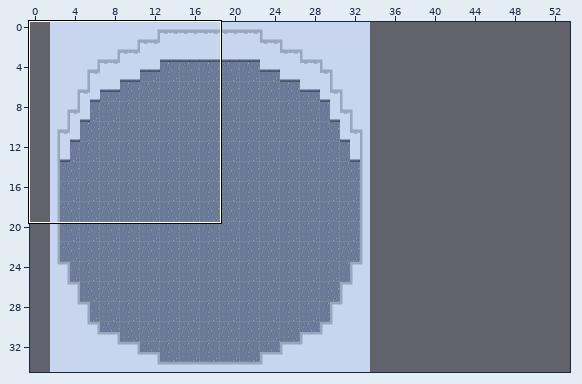
Two versions of a level (Tiled map, maps/c3Map.tmx). The first picture is a wide view before the edit; the outline marks the close-up.
Close-up. Old version:
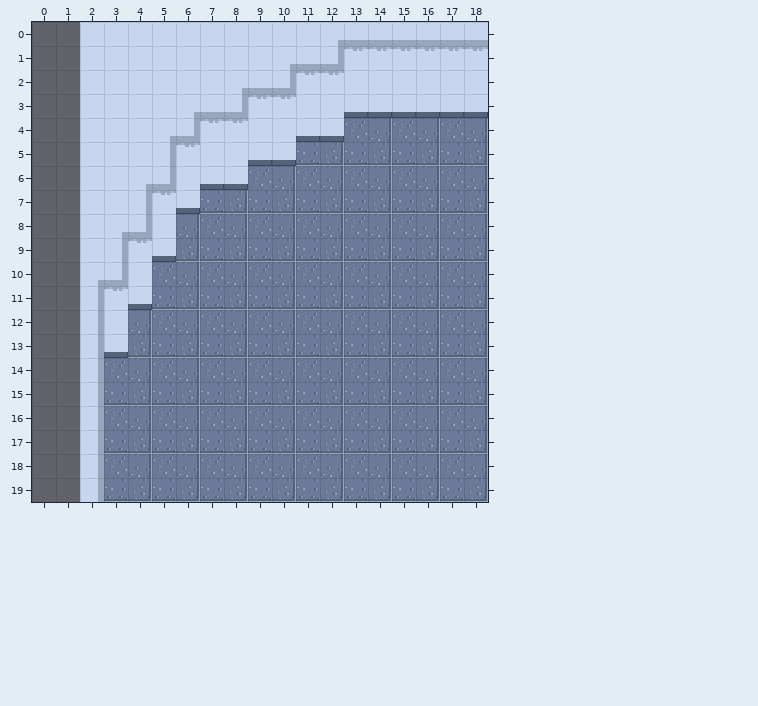
Cells are 16x16 px. Shown: x 0..18, y 0..19. The commit also changed other parts of the map, which this record leaves out. The old version is drawn lined up with the new one.
The same view after the edit:
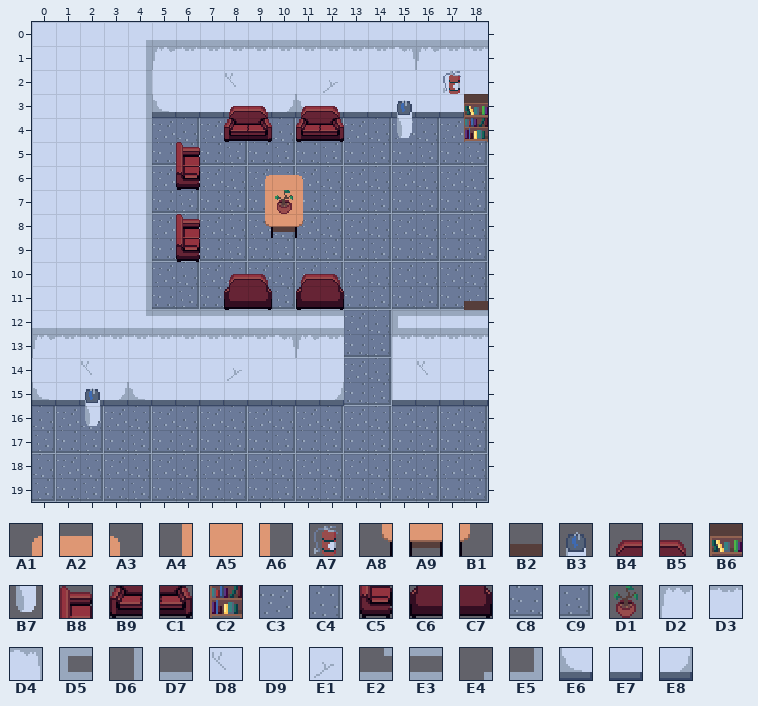
Key: from "tileset": A1 26, A2 27, A3 28, A4 58, A5 59, A6 60, A7 76, A8 90, A9 91, B1 92, B2 123, B3 142, B4 148, B5 149, B6 152, B7 174, B8 177 flipped left-right, B9 180, C1 181, C2 184, C3 196, C4 197, C5 209 flipped left-right, C6 210, C7 211, C8 228, C9 229, D1 230, D2 263, D3 264, D4 265, D5 293 flipped on the diagonal, D6 294, D7 294 turned 90, D8 295 flipped left-right, D9 296, E1 297, E2 323 turned 270, E3 324 turned 90, E4 325 turned 90, E5 326 flipped up-down, E6 327, E7 328, E8 329.
__ is an empty cell.
Tiles of an added or newly shown layer are drawn over the layers below it.
Diff:
map size 32x35 -> 54x35 cells (old content now starts at 2,0; both pictures use the new coordinates)
Layer "ground":
y 0..12: x 0..1 __ __ -> D9 D9
Layer "buildings":
y 0: x 4..12 __ __ __ __ __ __ __ __ E4 -> E4 D7 D7 D7 D7 D7 D7 D7 D7
y 1: x 4..12 __ __ __ __ __ __ E4 D7 E5 -> D6 D2 D3 D3 D3 D3 D3 D3 D3; x 15..16 D3 D3 -> D4 D2
y 2: x 4 __ -> D6; x 8..12 E4 D7 E5 D3 D3 -> D8 D9 D9 D9 E1
y 3: x 4..12 __ __ E4 D7 E5 D3 D3 D9 D9 -> D6 E6 E7 E7 E7 E7 E8 E6 E7
y 4: x 4..12 __ E4 E5 D3 D3 D9 D9 E7 E7 -> D6 C3 C4 C3 C4 C3 C4 C3 C4
y 5: x 4..10 __ D6 D3 D9 D9 E7 E7 -> D6 C8 C9 C8 C9 C8 C9
y 6: x 4..8 E4 E5 D9 E7 E7 -> D6 C3 C4 C3 C4
y 7: x 5..6 D3 E7 -> C8 C9
y 8: x 3..5 E4 E5 D9 -> __ D6 C3
y 9: x 3..5 D6 D3 E7 -> __ D6 C8
y 10: x 2..4 E4 E5 D9 -> __ __ D6
y 11: x 2..4 D6 D3 E7 -> __ __ D6
y 12: x 0..12 __ __ D6 D9 C4 C3 C4 C3 C4 C3 C4 C3 C4 -> D7 D7 D7 D7 E2 E3 E3 E3 E3 E3 E3 E3 E3; x 15..18 C3 C4 C3 C4 -> D5 E3 E3 E3
y 13: x 0..12 __ __ D6 E7 C9 C8 C9 C8 C9 C8 C9 C8 C9 -> D2 D3 D3 D3 D3 D3 D3 D3 D3 D3 D4 D2 D3; x 15..18 C8 C9 C8 C9 -> D3 D3 D3 D3
y 14: x 0..12 __ __ D6 C3 C4 C3 C4 C3 C4 C3 C4 C3 C4 -> D9 D9 D8 D9 D9 D9 D9 D9 E1 D9 D9 D9 D9; x 15..18 C3 C4 C3 C4 -> D9 D8 D9 D9
y 15: x 0..12 __ __ D6 C8 C9 C8 C9 C8 C9 C8 C9 C8 C9 -> E6 E7 E7 E8 E6 E7 E7 E7 E7 E7 E7 E7 E8; x 15..18 C8 C9 C8 C9 -> E7 E7 E7 E7
y 16: x 0..2 __ __ D6 -> C4 C3 C4
y 17: x 0..2 __ __ D6 -> C9 C8 C9
y 18: x 0..2 __ __ D6 -> C4 C3 C4
y 19: x 0..2 __ __ D6 -> C9 C8 C9
Layer "objects" (added):
y 2: x 17 __ -> A7
y 3: x 8..9 __ __ -> B4 B5; x 11..12 __ __ -> B4 B5; x 15 __ -> B3; x 18 __ -> B6
y 4: x 8..9 __ __ -> B9 C1; x 11..12 __ __ -> B9 C1; x 15 __ -> B7; x 18 __ -> C2
y 5: x 6 __ -> B8
y 6: x 6 __ -> C5; x 9..11 __ __ __ -> A1 A2 A3
y 7: x 9..11 __ __ __ -> A4 A5 A6
y 8: x 6 __ -> B8; x 9..11 __ __ __ -> A8 A9 B1
y 9: x 6 __ -> C5
y 10: x 8..9 __ __ -> B4 B5; x 11..12 __ __ -> B4 B5
y 11: x 8..9 __ __ -> C6 C7; x 11..12 __ __ -> C6 C7; x 18 __ -> B2
y 15: x 2 __ -> B3
y 16: x 2 __ -> B7
Layer "objects 2" (added):
y 7: x 10 __ -> D1
